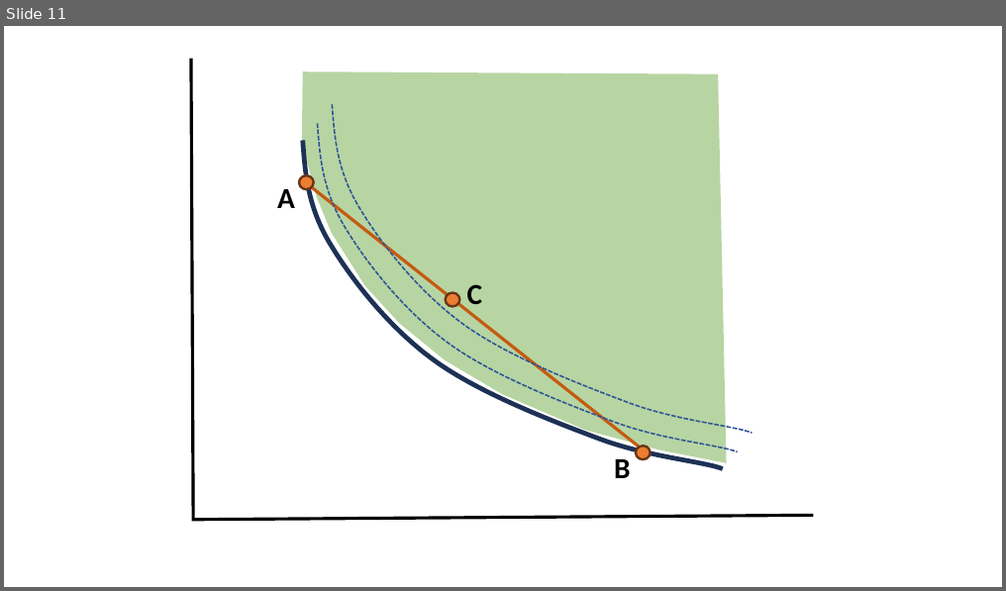
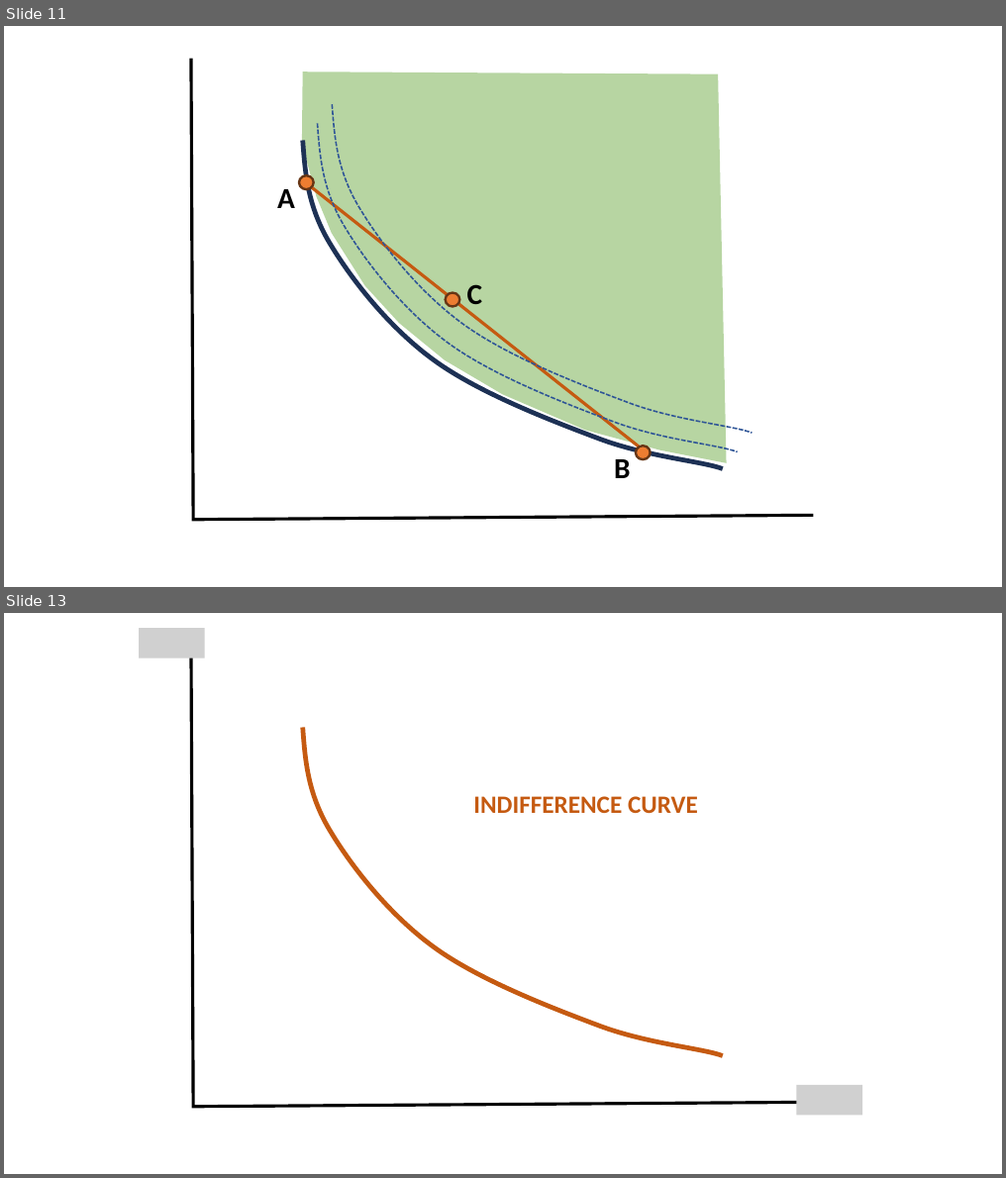
Before and after one commit to jrojas1003/EC-311, a slide deck: Slides/graph-maker.pptx. Shown one above the other, each under a label of ours: slide 11 before the commit, slides 11 and 13 after it; the slides between them are not shown. The pictures are 1006x591 and 1006x1178 pixels, drawn with LibreOffice and Linux fonts; fonts in the diff are those of the drawing; grey boxes stand for pictures. Boxes give left, top, right and bottom in pixels: in the first picture for what was removed or moved away, otherwise in the second. Text is boxed around its words. In the diff, an @@ line names an element or a change of style, - is before the commit and + after.

```diff
--- a/Slides/graph-maker.pptx
+++ b/Slides/graph-maker.pptx
@@ slide 13 added at [4, 613, 1002, 1174], background #FFFFFF @@
@@ picture added at [139, 628, 205, 658] @@
@@ freeform shape added at [191, 646, 813, 1107], outline #000000 3 pt @@
@@ freeform shape added at [263, 727, 762, 1057], outline #C55A11 4.5 pt @@
@@ text added at [473, 796, 698, 814], 24 pt, text #C55A11, bold @@
+INDIFFERENCE CURVE
@@ picture added at [797, 1085, 862, 1115] @@
```
Also in this commit, not shown: 3 other slides added.
